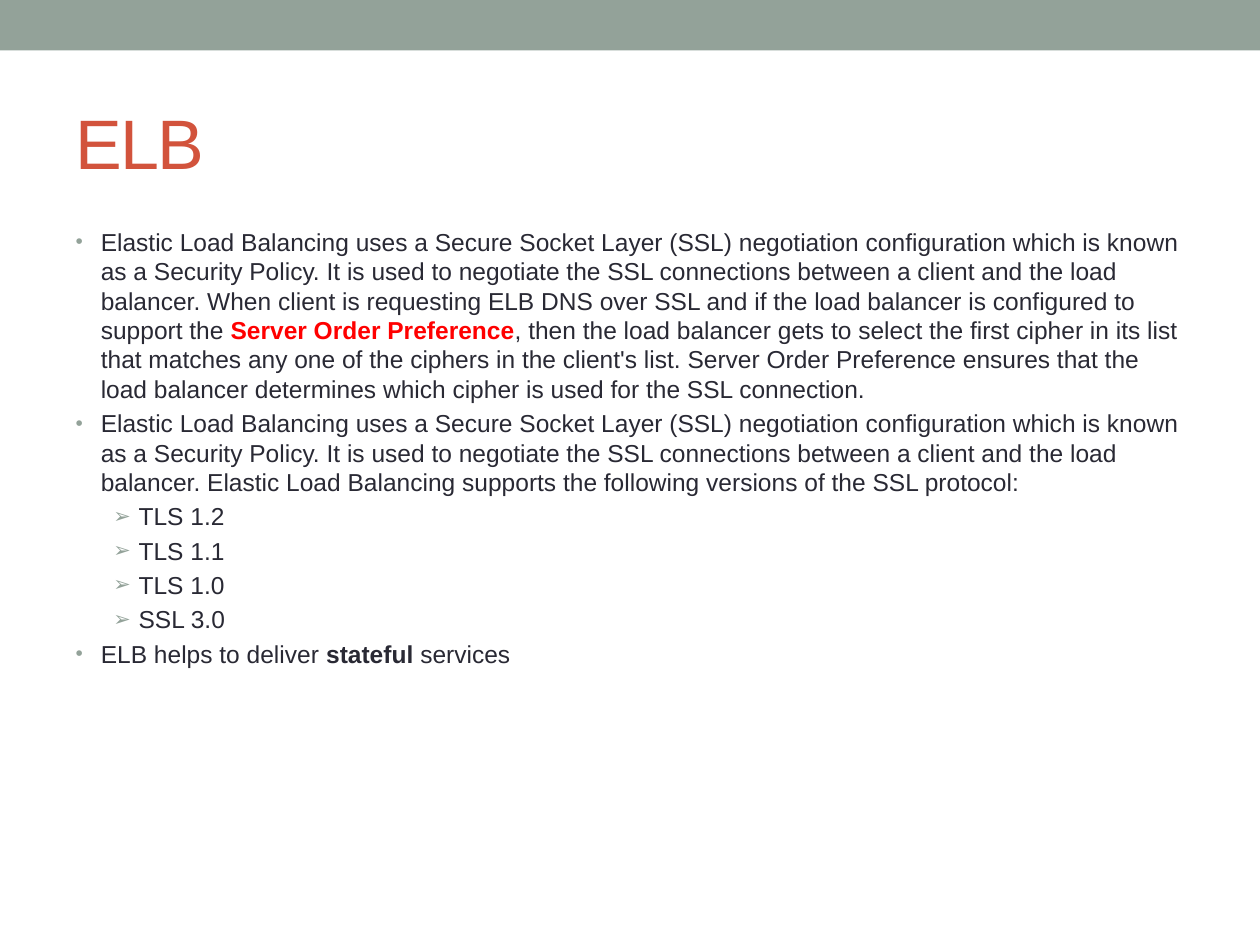
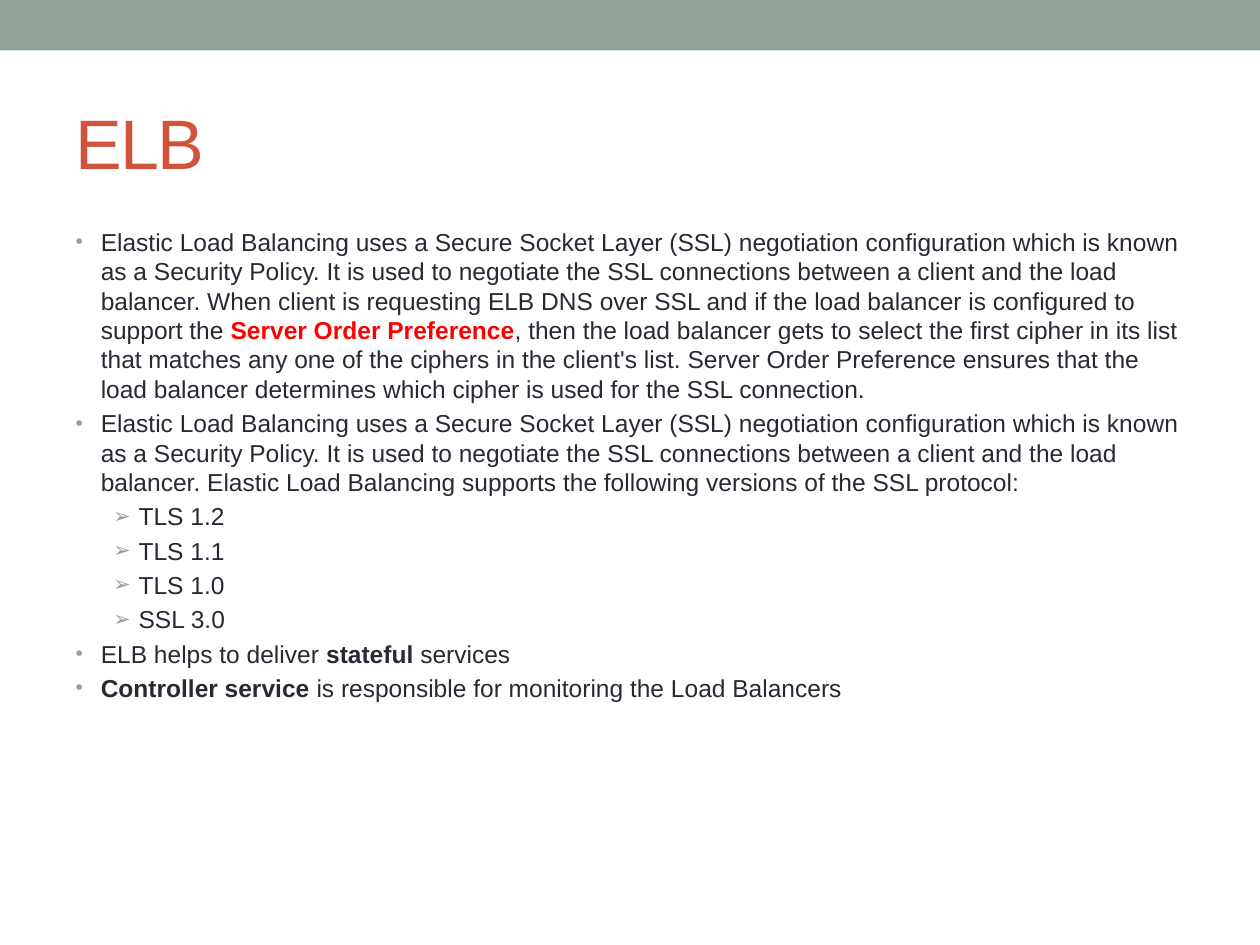
Before and after one commit to notionquest/ProjectDocumentation, a slide deck: slide 44 of AWS_Solution_Architect.pptx. Drawn at 1260x945 pixels with LibreOffice and Linux fonts; fonts in the diff are those of the drawing. Boxes give left, top, right and bottom in pixels: in the first picture for what was removed or moved away, otherwise in the second. Text is boxed around its words. In the diff, an @@ line names an element or a change of style, - is before the commit and + after.

```diff
--- a/AWS_Solution_Architect.pptx
+++ b/AWS_Solution_Architect.pptx
@@ text at bbox=[101, 679, 841, 702]: paragraph added @@
+• Controller service is responsible for monitoring the Load Balancers
```
Also in this commit, not shown: 9 other slides changed, 4 slides added.
